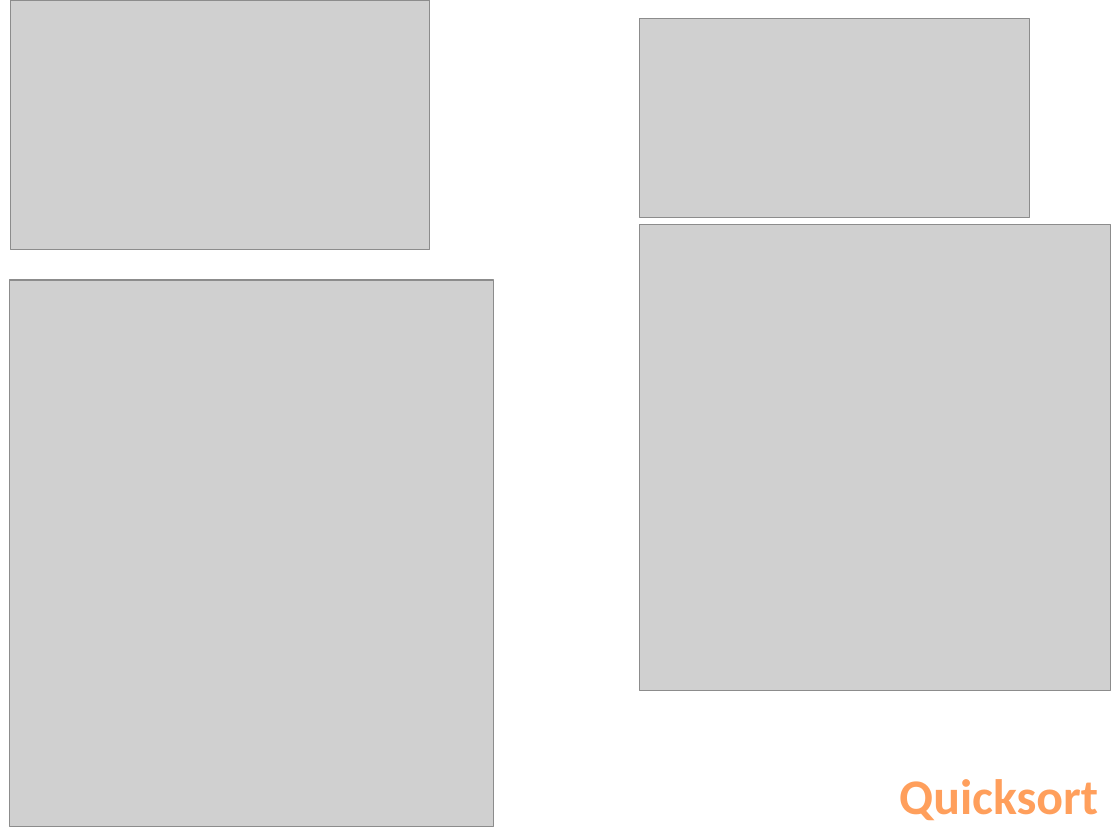
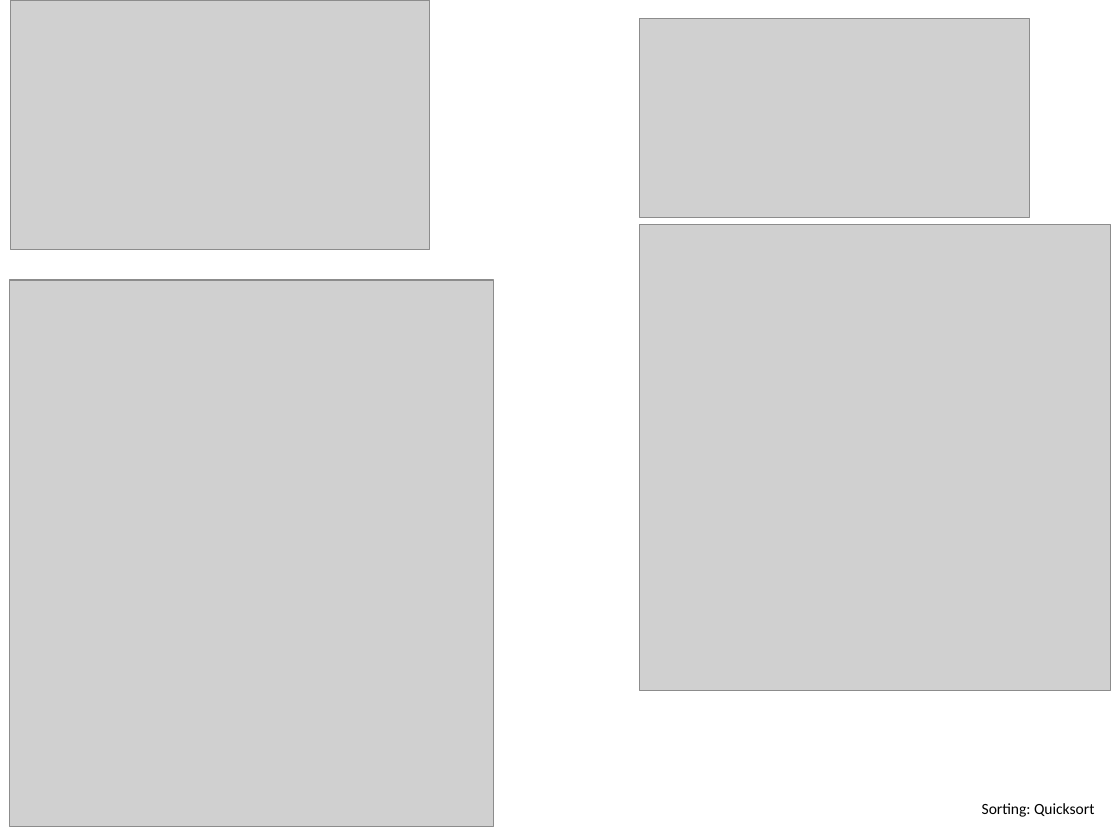
Before and after one commit to edvelezg/unb-java2, a slide deck: slide 8 of EBooks/Diagrams.pptx. Drawn at 1120x840 pixels with LibreOffice and Linux fonts; fonts in the diff are those of the drawing; grey boxes stand for pictures. Boxes give left, top, right and bottom in pixels: in the first picture for what was removed or moved away, otherwise in the second. Text is boxed around its words. In the diff, an @@ line names an element or a change of style, - is before the commit and + after.

```diff
--- a/EBooks/Diagrams.pptx
+++ b/EBooks/Diagrams.pptx
@@ text at bbox=[982, 803, 1094, 817]: text changed; size 32 to 10 pt; text colour gradient #FFA367 to #FF9F5D to #F38E3A to #000000; bold off @@
-Quicksort
+Sorting: Quicksort
```
Also in this commit, not shown: 2 other slides changed, 5 slides added, 7 slides removed, 3 other files.
